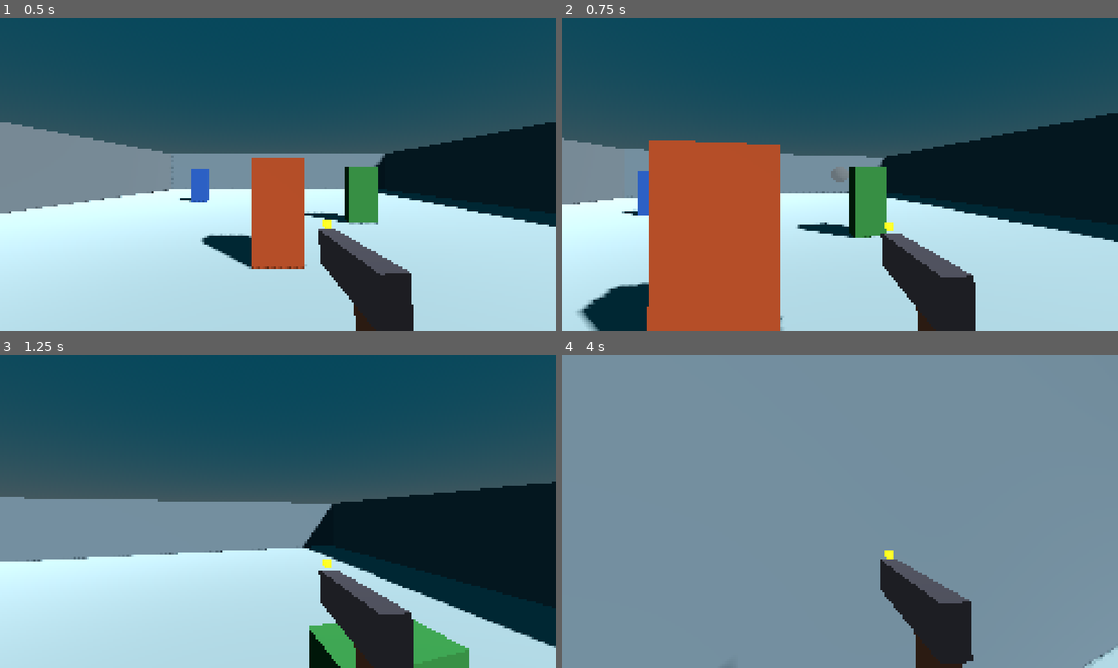
Above: before the commit, frames 1-4 (two rows, left to right).
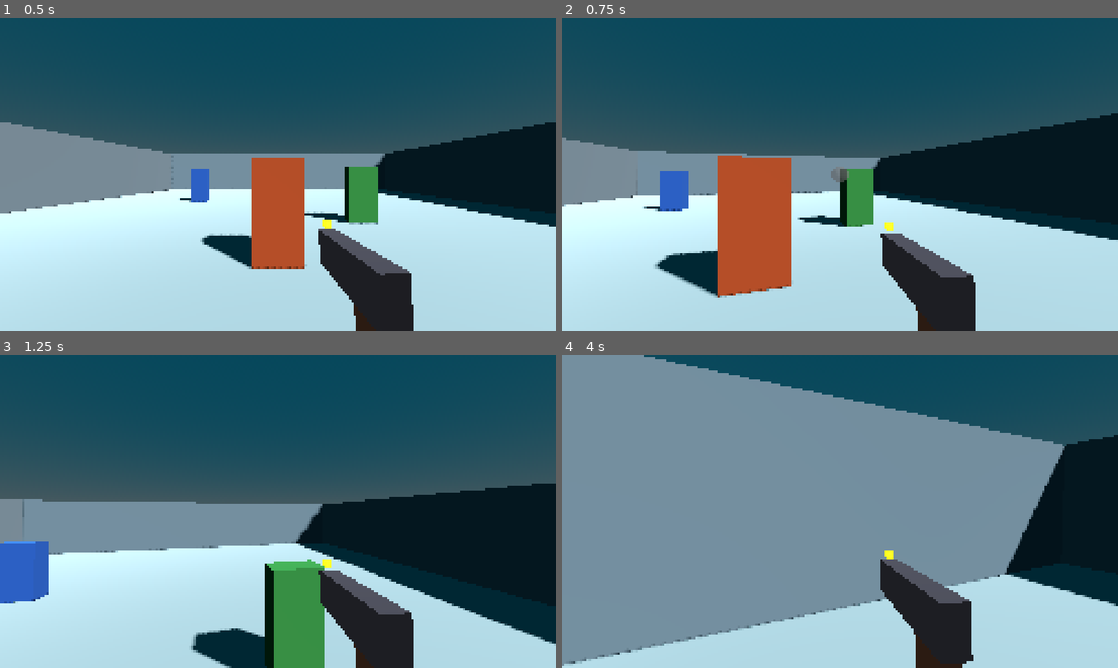
Above: after the commit, the same moments.

Repository: l35noy/VibeFPS
Game: Godot game, scene res://range.tscn
Two runs of this game, one before a commit and one after it. Both use one fixed random seed, a clock stepped at 60 frames per second and the inputs below.
Inputs (mouse positions are in pixels of both pictures, inside the frame that each line leads up to):
- Up to frame 1 (0.5 s): no input
- Up to frame 2 (0.75 s): tap Enter at 0.5 s; move the mouse to (867, 174) at 0.52 s; hold W (move_forward) from 0.53 s (still down); hold Shift (sprint) from 0.53 s (still down); click (867, 174) at 0.67 s
- Up to frame 3 (1.25 s): keep holding W (move_forward); keep holding Shift (sprint); tap Space (jump) at 0.77, 0.8, 1.07 s
- Up to frame 4 (4 s): keep holding W (move_forward); move the mouse to (812, 511) at 1.27 s; release Shift (sprint) at 1.28 s; tap Space (jump) at 1.35, 1.52, 1.82, 2.3, 3.02, 3.32, 3.77, 3.8 s; click (812, 511) at 1.42 s; tap Shift (sprint) at 1.55, 3.05 s; move the mouse to (851, 505) at 2.02 s; press the mouse at (851, 505) at 2.03 s; move the mouse to (834, 517) at 2.77 s; release the mouse at (834, 517) at 2.78 s; tap E (interact) at 2.85 s; click (834, 517) at 2.92 s; move the mouse to (878, 514) at 3.52 s; hold Shift (sprint) from 3.53 s (still down); click (878, 514) at 3.67 s

Frame 1 is identical in both runs. In frame 2, 14% of the frame differs, in the area x 0-100%, y 30-100%; in frame 3, 10%; in frame 4, 35%, in the area x 0-100%, y 0-100%.

Commit message:
второй рейт лимит+большой огурец

Diff:
--- a/main.tscn
+++ b/main.tscn
@@ -34,6 +34,7 @@
 [node name="Player" parent="." unique_id=438487470 instance=ExtResource("1_player")]
 
 [node name="Floor" type="StaticBody3D" parent="." unique_id=1937864633]
+collision_layer = 1
 
 [node name="MeshInstance3D" type="MeshInstance3D" parent="Floor" unique_id=641920307]
 transform = Transform3D(1, 0, 0, 0, 1, 0, 0, 0, 1, 0, -0.5, 0)
--- a/player.gd
+++ b/player.gd
@@ -5,6 +5,15 @@
 @export var sprint_multiplier: float = 1.8
 @export var mouse_sensitivity: float = 0.002
 @export var fall_limit: float = -50.0
+## Наземное ускорение и торможение в м/с². Горизонтальная скорость не
+## присваивается, а накапливается за кадры, поэтому разгон и остановка
+## конечны по времени; мгновенное присвоение читалось бы как телепортация,
+## а разворот направления — как щелчок. 20 м/с² даёт разгон 5 м/с за 0.25 с.
+@export var ground_acceleration: float = 20.0
+## Доля наземного ускорения, доступная в воздухе. Та же механика накопления,
+## но с пониженным коэффициентом: полный воздушный контроль делал бы прыжок
+## избыточно управляемым, нулевой — неуправляемым, 0.4 — компромисс между ними.
+@export var air_control: float = 0.4
 
 var _gravity: float = ProjectSettings.get_setting("physics/3d/default_gravity")
 var _jump_queued: bool = false
@@ -122,8 +131,17 @@
 		if Input.is_action_pressed("sprint") and input_dir != Vector2.ZERO:
 			current_speed *= sprint_multiplier
 
-		velocity.x = direction.x * current_speed
-		velocity.z = direction.z * current_speed
+		# Скорость накапливается через move_toward, а не присваивается: за
+		# один кадр она меняется максимум на ускорение*delta, поэтому разгон
+		# и торможение (цель — ноль при отпущном вводе) конечны по времени,
+		# а в пределе move_toward доезжает ровно до цели — установившаяся
+		# скорость равна заявленной, остаточного скольжения нет. В воздухе
+		# та же механика с air_control: управление слабее, но не отключено.
+		var acceleration := ground_acceleration
+		if not is_on_floor():
+			acceleration *= air_control
+		velocity.x = move_toward(velocity.x, direction.x * current_speed, acceleration * delta)
+		velocity.z = move_toward(velocity.z, direction.z * current_speed, acceleration * delta)
 	else:
 		# Горизонтальная скорость обнуляется явно, а не остаётся от прошлого
 		# кадра: иначе персонаж едет по инерции при свободном курсоре.
--- a/player.tscn
+++ b/player.tscn
@@ -14,6 +14,7 @@
 
 [node name="Player" type="CharacterBody3D"]
 collision_layer = 2
+collision_mask = 1
 script = ExtResource("1_script")
 
 [node name="CollisionShape3D" type="CollisionShape3D" parent="."]
--- a/project.godot
+++ b/project.godot
@@ -14,6 +14,8 @@
 run/main_scene="uid://jyplrr3l"
 config/features=PackedStringArray("4.7", "Forward Plus")
 config/icon="res://icon.svg"
+; Без жёсткого ограничения кадров (0 = лимит FPS снят, см. CHECKLIST §1A).
+run/max_fps=0
 
 [display]
 
@@ -23,6 +25,8 @@
 window/size/resizable=false
 window/stretch/mode="canvas_items"
 window/stretch/aspect="expand"
+; Синхронизация кадров с монитором включена (1 = Enabled), CHECKLIST §1A.
+window/vsync/vsync_mode=1
 
 [input]
 
@@ -91,3 +95,5 @@
 
 rendering_device/driver.windows="d3d12"
 anti_aliasing/quality/msaa_3d=2
+; Масштаб 3D-буфера 1.0 — рендер в нативное разрешение, CHECKLIST §1A.
+scaling_3d/scale=1.0
--- a/tests/integrity.gd
+++ b/tests/integrity.gd
@@ -51,6 +51,11 @@
 ## distance. Used as a respawn detector: _respawn() is a teleport, never motion.
 const _TELEPORT_M := 1.0
 
+## Битовые маски слоёв из [layer_names] project.godot: слой N = 2^(N-1),
+## поэтому 1 world = 1, 2 player_body = 2.
+const _LAYER_WORLD := 1
+const _LAYER_PLAYER_BODY := 2
+
 var _failures: PackedStringArray = []
 var _warnings: PackedStringArray = []
 var _checks := 0
@@ -120,6 +125,8 @@
 	print("    floor top y=%.1f, off-platform threshold y=%.1f, kill plane y=%.1f" % [
 		_FLOOR_TOP_Y, _OFF_PLATFORM_Y, _fall_limit(player)])
 
+	await _test_collision_layers(world, player)
+
 	_check(player.get_script() == _PlayerProbe,
 		"precondition: the gate probe is installed on the scene Player")
 	_check(float(player.get("sprint_multiplier")) * float(player.get("speed")) > 8.0,
@@ -134,6 +141,46 @@
 	for f in _failures:
 		print("  FAILURE: %s" % f)
 	quit(1 if _failures.size() > 0 else 0)
+
+
+## Проверка слоёв коллизий сцен (закрывает гэп HANDOFF §8: чека, ловящего
+## регрессию слоёв, раньше не было).
+##
+## Слои объявлены в [layer_names] project.godot (1 world, 2 player_body и т.д.)
+## и расставлены на игровых телах, но ничто не мешает при правке main.tscn или
+## player.tscn молча вернуть их к значениям по умолчанию. Такие регрессии не
+## рушат существующие проверки явно: сдвиг слоя пола с 1 на 2, например, тихо
+## ломает урон и снаряды (игрок с маской 1 перестаёт видеть пол), а проверка
+## «игрок не провалился» ловит только обнуление маски. Поэтому здесь
+## проверяются сами битовые маски, а не их побочные эффекты.
+##
+## _ready() не синхронный относительно instantiate(): готовность узла ждётся
+## явно через is_node_ready(), а не предполагается по факту инстанцирования.
+func _test_collision_layers(world: Node3D, player: CharacterBody3D) -> void:
+	print("-- collision layers: Floor=layer 1 (world), Player=layer 2/mask 1 (player_body -> world)")
+	for i in 120:
+		if world.is_node_ready():
+			break
+		await physics_frame
+	_check(world.is_node_ready(),
+		"precondition: main.tscn is instantiated and node-ready")
+
+	var floor_body := world.get_node_or_null("Floor") as StaticBody3D
+	_check(floor_body != null, "precondition: Floor (StaticBody3D) exists in main.tscn")
+	if floor_body == null:
+		return
+	_check(floor_body.collision_layer == _LAYER_WORLD,
+		"Floor sits on collision layer 1 (world)",
+		"(collision_layer=%d, expected %d)" % [
+			floor_body.collision_layer, _LAYER_WORLD])
+	_check(player.collision_layer == _LAYER_PLAYER_BODY,
+		"player body sits on collision layer 2 (player_body)",
+		"(collision_layer=%d, expected %d)" % [
+			player.collision_layer, _LAYER_PLAYER_BODY])
+	_check(player.collision_mask == _LAYER_WORLD,
+		"player body collides with the world (mask = layer 1)",
+		"(collision_mask=%d, expected %d)" % [
+			player.collision_mask, _LAYER_WORLD])
 
 
 ## Sprint traverse across the real 20x20 floor.
--- a/tests/movement.gd
+++ b/tests/movement.gd
@@ -80,6 +80,21 @@
 		player.global_position.z - from.z).length()
 
 
+func _xz_speed(player: CharacterBody3D) -> float:
+	return Vector2(player.velocity.x, player.velocity.z).length()
+
+
+## Declared values are read from the node instead of hard-coded: the exports
+## are the contract under test, and a hard-coded 5.0 would keep passing after
+## someone retunes speed in the inspector.
+func _declared_walk_speed(player: CharacterBody3D) -> float:
+	return float(player.get("speed"))
+
+
+func _declared_sprint_speed(player: CharacterBody3D) -> float:
+	return float(player.get("speed")) * float(player.get("sprint_multiplier"))
+
+
 func _key_event(action: String) -> InputEventKey:
 	var ev := InputEventKey.new()
 	ev.physical_keycode = KEY_SPACE if action == "jump" else 0
@@ -142,6 +157,9 @@
 	await _test_walk_forward(player)
 	await _test_strafe(player)
 	await _test_sprint(player)
+	await _test_ground_acceleration(player)
+	await _test_braking(player)
+	await _test_air_control(player)
 	await _test_jump(player)
 	await _test_jump_height(player)
 	await _test_jump_action_event(player)
@@ -201,11 +219,19 @@
 	var start := player.global_position
 	Input.action_press("move_forward")
 	await _physics_frames(120)
+	# Sampled while the key is still held: this is the settled speed the
+	# invariant talks about, not the distance average, which an acceleration
+	# ramp necessarily pulls below speed * elapsed time.
+	var held_speed := _xz_speed(player)
 	Input.action_release("move_forward")
 	await _physics_frames(5)
 	var dist := _xz_distance(player, start)
-	# speed 5 m/s * 1s = 5m expected
-	_check(dist > 4.0 and dist < 6.0, "walk distance ~5m", "(got %.2f m)" % dist)
+	# speed 5 m/s * 1s = 5 m expected, minus the acceleration ramp of ~0.25 s.
+	_check(dist > 4.0 and dist < 6.0, "walk distance ~5m (ramp included)",
+		"(got %.2f m)" % dist)
+	_check(absf(held_speed - _declared_walk_speed(player)) < 0.01,
+		"settled walk speed equals the declared speed",
+		"(got %.4f, declared %.4f)" % [held_speed, _declared_walk_speed(player)])
 	_check(player.is_on_floor(), "still on floor after walking")
 
 
@@ -240,6 +266,7 @@
 	Input.action_press("move_forward")
 	Input.action_press("sprint")
 	await _physics_frames(120)
+	var sprint_speed := _xz_speed(player)
 	Input.action_release("move_forward")
 	Input.action_release("sprint")
 	await _physics_frames(5)
@@ -247,6 +274,121 @@
 
 	print("    walk=%.2f m, sprint=%.2f m" % [walk_dist, sprint_dist])
 	_check(sprint_dist > walk_dist * 1.3, "sprint meaningfully faster than walk")
+	_check(absf(sprint_speed - _declared_sprint_speed(player)) < 0.01,
+		"settled sprint speed equals declared speed * sprint_multiplier",
+		"(got %.4f, declared %.4f)" % [sprint_speed, _declared_sprint_speed(player)])
+
+
+## Ground acceleration: speed must ramp up over frames, not snap, and must
+## settle exactly on the declared value. The early sample is what separates
+## accumulation from assignment: with instant assignment the very first sample
+## already equals the full speed, and there is nothing to grow between samples.
+func _test_ground_acceleration(player: CharacterBody3D) -> void:
+	print("-- ground acceleration: ramps up over frames, settles on declared speed")
+	_set_gate_mode(player, Input.MOUSE_MODE_CAPTURED)
+	player.global_position = Vector3.ZERO
+	player.velocity = Vector3.ZERO
+	await _physics_frames(60)
+	_check(player.is_on_floor(), "on floor before the acceleration ramp")
+
+	var declared := _declared_walk_speed(player)
+	Input.action_press("move_forward")
+	# 4 frames = 0.033 s; accumulation is allowed to cover ~0.67 m/s, an
+	# instant assignment would already sit at the declared 5 m/s.
+	await _physics_frames(4)
+	var early := _xz_speed(player)
+	_check(early > 0.0, "input starts accelerating the player",
+		"(v=%.3f m/s after 4 frames)" % early)
+	_check(early < declared * 0.5,
+		"speed does not snap to the declared value on the first frames",
+		"(v=%.3f, declared %.3f)" % [early, declared])
+
+	await _physics_frames(20)
+	var later := _xz_speed(player)
+	_check(later > early, "speed keeps growing between samples",
+		"(%.3f -> %.3f m/s)" % [early, later])
+
+	# 90 held frames = 0.75 s, comfortably past the 0.25 s ramp time.
+	await _physics_frames(66)
+	var settled := _xz_speed(player)
+	_check(absf(settled - declared) < 0.01,
+		"settled ground speed equals the declared speed",
+		"(got %.4f, declared %.4f)" % [settled, declared])
+	Input.action_release("move_forward")
+	await _physics_frames(60)
+
+
+## Braking: releasing the input must stop the player completely within a
+## bounded time -- a slow everlasting coast would fail the stop check, and an
+## instant zero would mean velocity was assigned rather than accumulated.
+func _test_braking(player: CharacterBody3D) -> void:
+	print("-- braking: gradual deceleration to a full stop")
+	_set_gate_mode(player, Input.MOUSE_MODE_CAPTURED)
+	player.global_position = Vector3.ZERO
+	player.velocity = Vector3.ZERO
+	await _physics_frames(60)
+	Input.action_press("move_forward")
+	await _physics_frames(90)
+	var before := _xz_speed(player)
+	_check(absf(before - _declared_walk_speed(player)) < 0.01,
+		"precondition: player is at the declared speed before braking",
+		"(v=%.4f)" % before)
+
+	Input.action_release("move_forward")
+	# 3 frames = 0.025 s at 20 m/s^2 shed ~0.5 m/s: still clearly moving.
+	await _physics_frames(3)
+	var coasting := _xz_speed(player)
+	_check(coasting > 2.0,
+		"braking is gradual: still moving a few frames after release",
+		"(v=%.3f after 3 frames)" % coasting)
+
+	# 40 frames = 0.333 s, braking from 5 m/s takes 0.25 s: a finite stop that
+	# leaves no residual sliding.
+	await _physics_frames(37)
+	var stopped := _xz_speed(player)
+	_check(stopped < 0.01,
+		"player stops completely within a bounded time, no residual sliding",
+		"(v=%.4f after 40 frames)" % stopped)
+
+
+## Air control must be the same accumulation as on the ground but weaker: both
+## halves are measured in the identical 15-frame window from rest, so the
+## comparison itself proves the coefficient -- equal gains would mean
+## air_control is ignored, a zero gain would mean airborne input is dead.
+func _test_air_control(player: CharacterBody3D) -> void:
+	print("-- air control: airborne acceleration is weaker than ground acceleration")
+	_set_gate_mode(player, Input.MOUSE_MODE_CAPTURED)
+	player.global_position = Vector3.ZERO
+	player.velocity = Vector3.ZERO
+	await _physics_frames(60)
+	_check(player.is_on_floor(), "on floor before the air control comparison")
+
+	# Ground half: same 15-frame window as the airborne half below.
+	Input.action_press("move_forward")
+	await _physics_frames(15)
+	var ground_gain := _xz_speed(player)
+	Input.action_release("move_forward")
+	await _physics_frames(60)
+	_check(ground_gain > 1.0, "ground half really accelerated (valid comparison)",
+		"(gain=%.3f m/s)" % ground_gain)
+	_check(_xz_speed(player) < 0.01, "back to a full stop before the airborne half",
+		"(v=%.4f)" % _xz_speed(player))
+
+	# Airborne half: jump, wait until clearly off the floor, then the same input.
+	Input.parse_input_event(_key_event("jump"))
+	await _physics_frames(10)
+	_check(not player.is_on_floor(), "airborne for the comparison")
+	Input.action_press("move_forward")
+	await _physics_frames(15)
+	var air_gain := _xz_speed(player)
+	Input.action_release("move_forward")
+	_check(air_gain > 0.0, "airborne input still accelerates the player",
+		"(gain=%.3f m/s)" % air_gain)
+	_check(air_gain < ground_gain * 0.75,
+		"airborne acceleration is weaker than ground acceleration",
+		"(air %.3f vs ground %.3f m/s)" % [air_gain, ground_gain])
+	# Land before the jump tests that follow: the airborne half ends in flight.
+	await _physics_frames(240)
 
 
 func _test_jump(player: CharacterBody3D) -> void:
@@ -377,7 +519,9 @@
 	var start := player.global_position
 	Input.action_press("move_forward")
 	Input.action_press("sprint")
-	await _physics_frames(60)
+	# 90 frames = 0.75 s: with acceleration the first 0.45 s is the ramp to
+	# 9 m/s and only ~2.5 m is covered in 0.5 s, below the 3 m threshold.
+	await _physics_frames(90)
 	Input.action_release("move_forward")
 	Input.action_release("sprint")
 	var allowed := _xz_distance(player, start)
Not shown, changed: .gitignore
Not shown, changed: CHECKLIST.md
Not shown, changed: PROJECT.md
